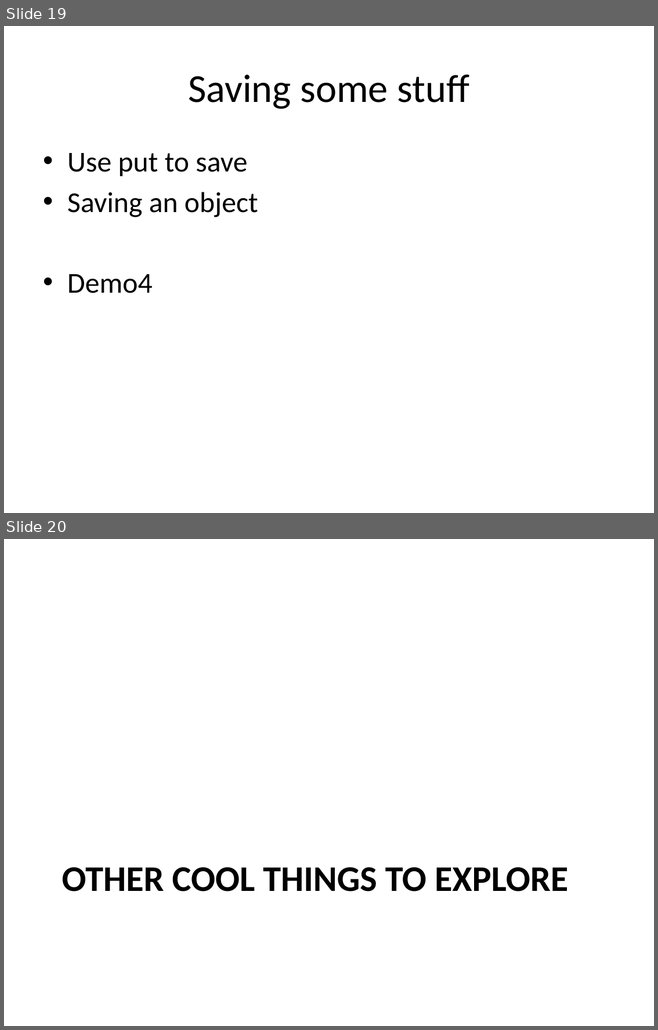
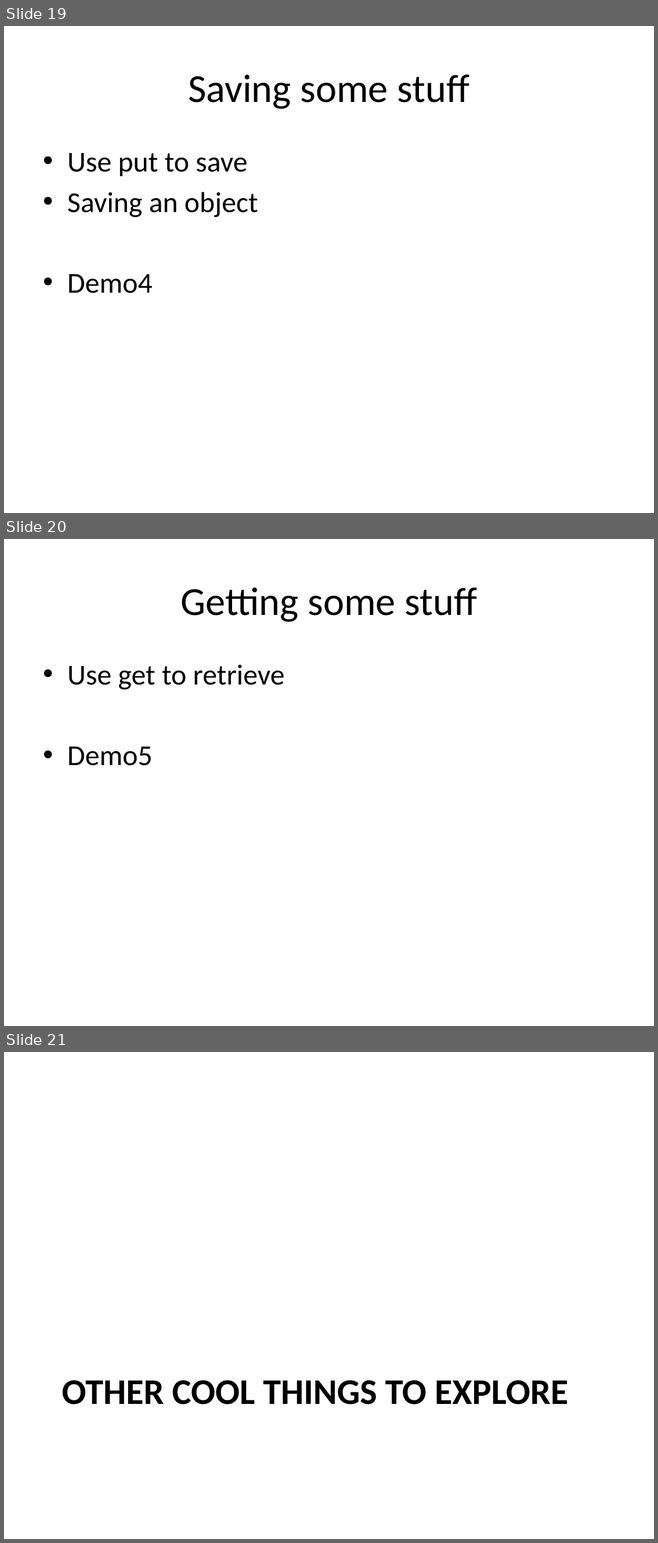
Before and after one commit to chadmichel/IndexedDB_And_Random_Presentation, a slide deck: IndexedDB_And_Random.pptx. Shown one above the other, each under a label of ours: slides 19 and 20 before the commit, slides 19, 20 and 21 after it. The pictures are 658x1030 and 658x1543 pixels, drawn with LibreOffice and Linux fonts; fonts in the diff are those of the drawing. Boxes give left, top, right and bottom in pixels: in the first picture for what was removed or moved away, otherwise in the second. Text is boxed around its words. In the diff, an @@ line names an element or a change of style, - is before the commit and + after.

```diff
--- a/IndexedDB_And_Random.pptx
+++ b/IndexedDB_And_Random.pptx
@@ slide 20 added at bbox=[4, 539, 654, 1026], background #FFFFFF @@
@@ title added at bbox=[180, 587, 477, 622], 44 pt, text #000000 @@
+Getting some stuff
@@ text added at bbox=[67, 664, 285, 766], 32 pt, text #000000 @@
+• Use get to retrieve
+• Demo5
@@ what was slide 20 is now slide 21 @@
```
Also in this commit, not shown: 14 other files.
